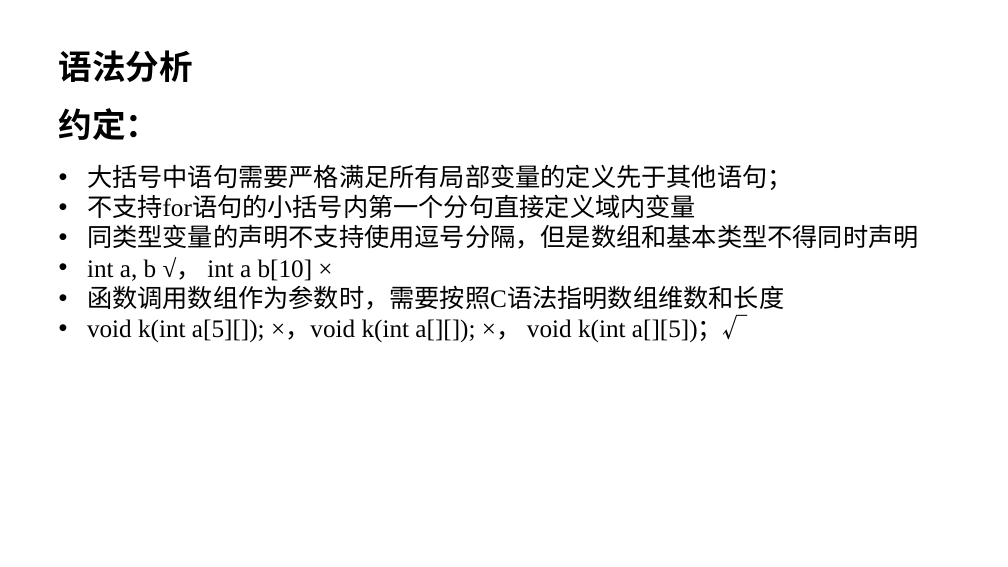
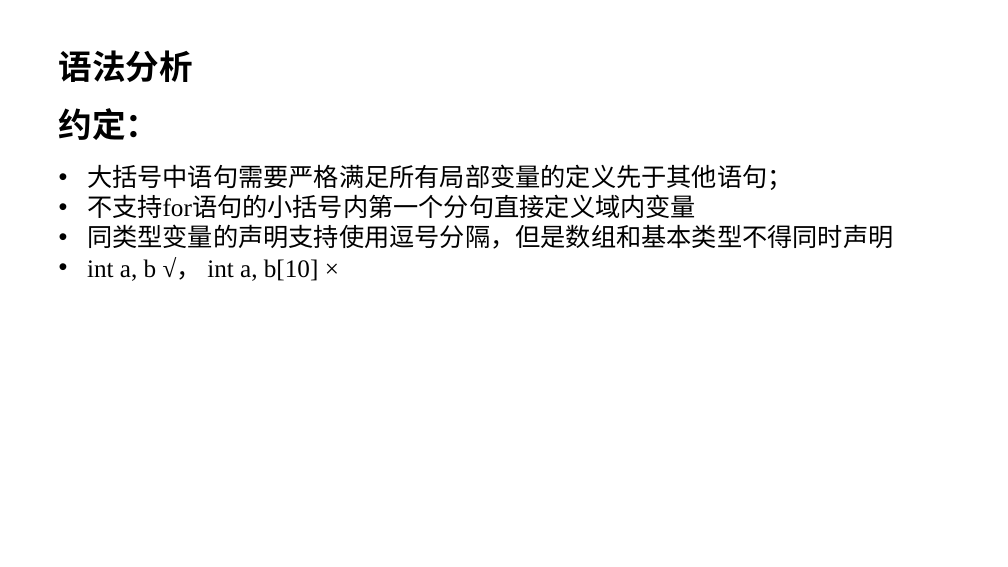
Before and after one commit to acnq/cmplPrcpProject, a slide deck: slide 10 of pre_groupX.pptx. Drawn at 1008x567 pixels with LibreOffice and Linux fonts; fonts in the diff are those of the drawing. Boxes give left, top, right and bottom in pixels: in the first picture for what was removed or moved away, otherwise in the second. Text is boxed around its words. In the diff, an @@ line names an element or a change of style, - is before the commit and + after.

```diff
--- a/pre_groupX.pptx
+++ b/pre_groupX.pptx
@@ background #CCE8CF to #FFFFFF @@
@@ text at <box>87,224,893,281</box>: text changed @@
-• 同类型变量的声明不支持使用逗号分隔，但是数组和基本类型不得同时声明
-• int a, b √， int a b[10] ×
-• 函数调用数组作为参数时，需要按照C语法指明数组维数和长度
-• void k(int a[5][]); ×，void k(int a[][]); ×， void k(int a[][5])；√
+• 同类型变量的声明支持使用逗号分隔，但是数组和基本类型不得同时声明
+• int a, b √， int a, b[10] ×
```
Also in this commit, not shown: 29 other slides changed, 3 slides added, 34 slides removed, 1 other file.
